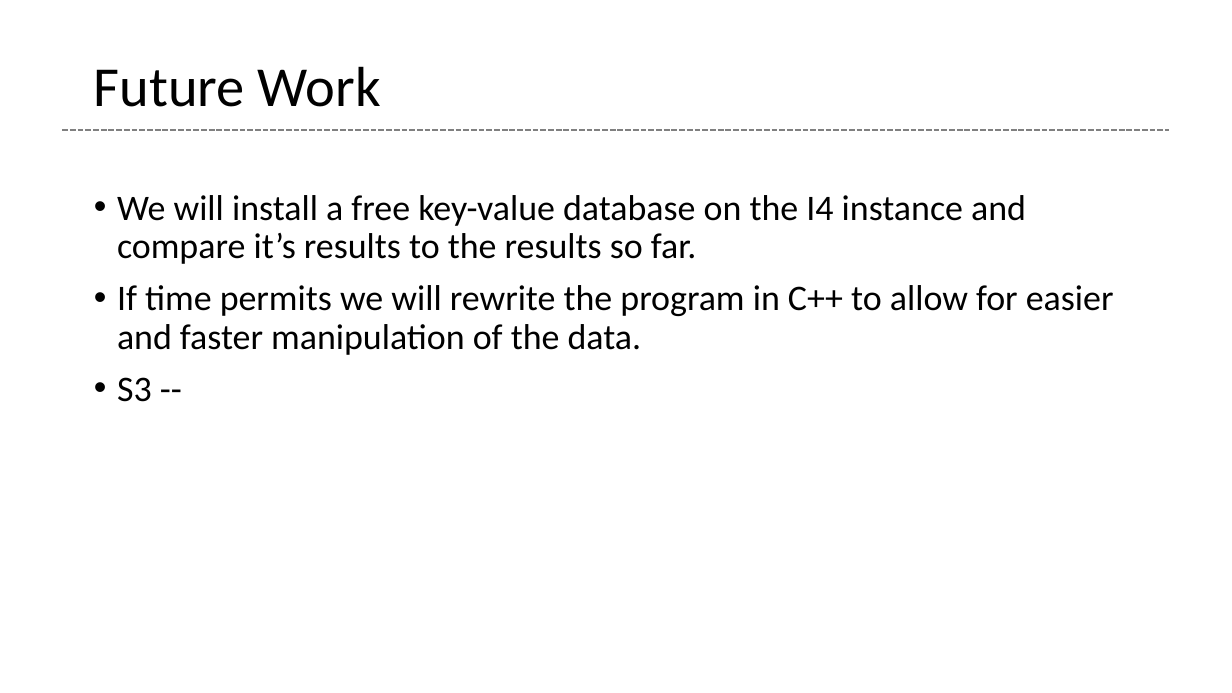
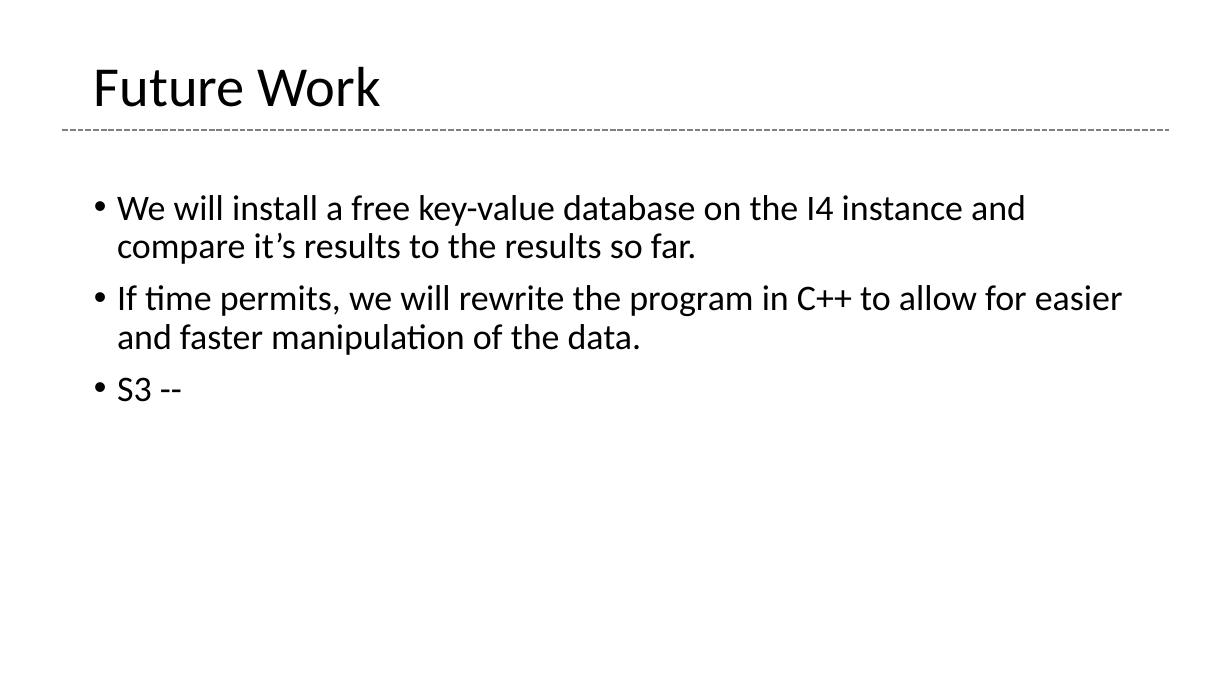
Before and after one commit to glenntu15/BuildVoterDatabase, a slide deck: slide 24 of Proj_presentation.pptx (slide 18 before the commit). Drawn at 1232x693 pixels with LibreOffice and Linux fonts; fonts in the diff are those of the drawing. Boxes give left, top, right and bottom in pixels: in the first picture for what was removed or moved away, otherwise in the second. Text is boxed around its words. In the diff, an @@ line names an element or a change of style, - is before the commit and + after.

```diff
--- a/Proj_presentation.pptx
+++ b/Proj_presentation.pptx
@@ text at (x1=117, y1=285, x2=1123, y2=355): text changed @@
-• If time permits we will rewrite the program in C++ to allow for easier and faster manipulation of the data.
+• If time permits, we will rewrite the program in C++ to allow for easier and faster manipulation of the data.
```
Also in this commit, not shown: 5 other slides changed, 8 slides added, 2 slides removed.
